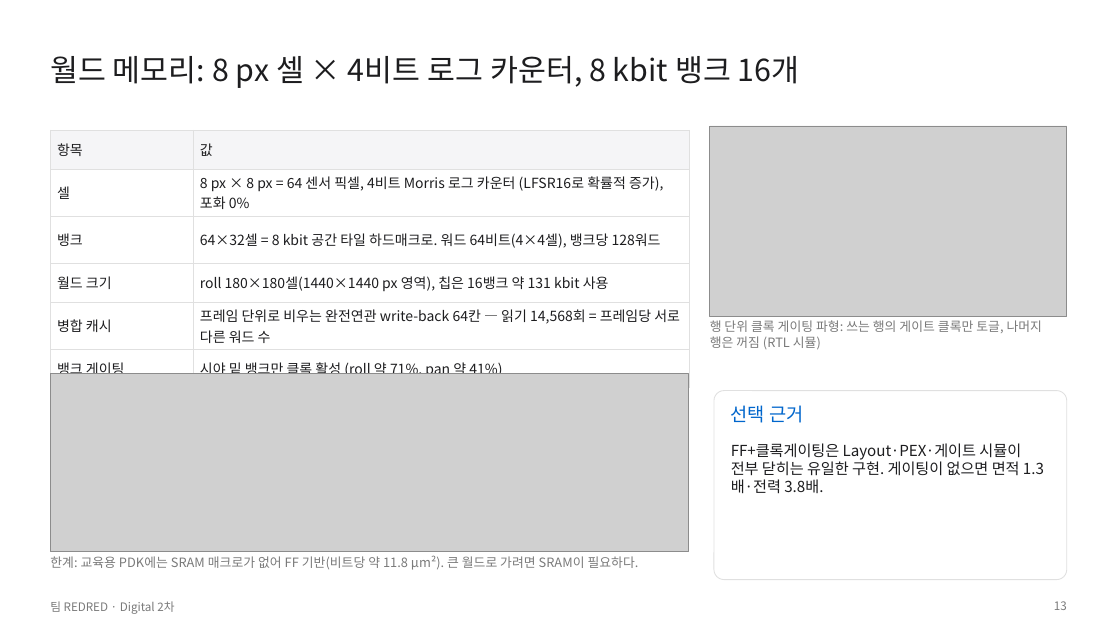
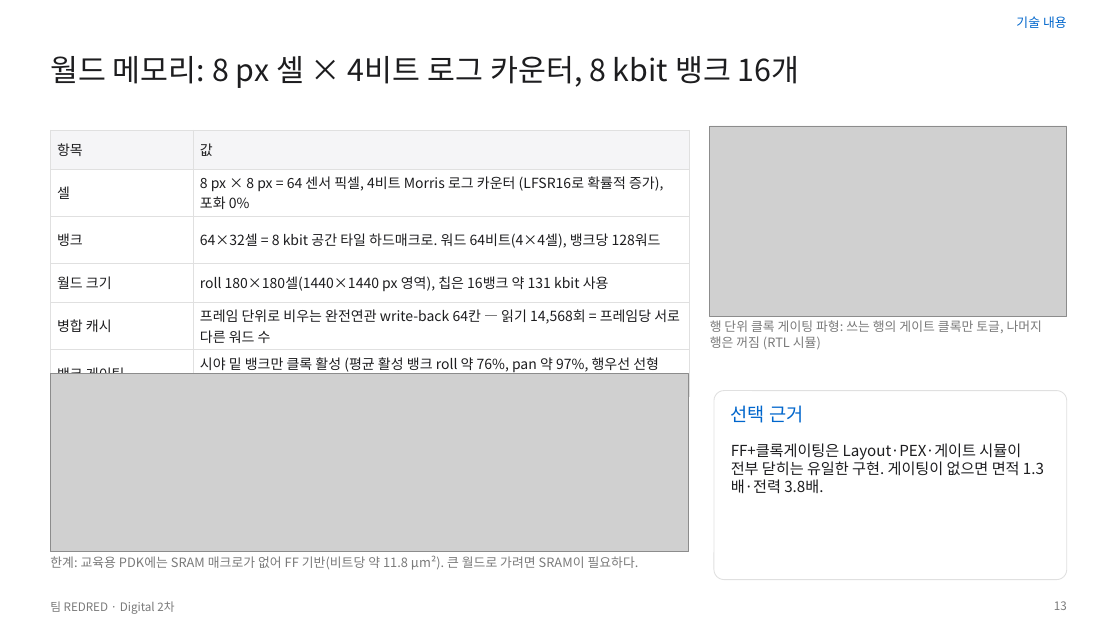
Before and after one commit to GangHeeJo/AI-SEMI, a slide deck: slide 13 of submission/REDRED_2차_발표자료_칩S.pptx. Drawn at 1120x630 pixels with LibreOffice and Linux fonts; fonts in the diff are those of the drawing; grey boxes stand for pictures. Boxes give left, top, right and bottom in pixels: in the first picture for what was removed or moved away, otherwise in the second. Text is boxed around its words. In the diff, an @@ line names an element or a change of style, - is before the commit and + after.

```diff
--- a/submission/REDRED_2차_발표자료_칩S.pptx
+++ b/submission/REDRED_2차_발표자료_칩S.pptx
@@ text added at [1016, 16, 1067, 28], 11 pt, text #0066CC @@
+기술 내용
@@ table at [50, 130, 689, 397] @@
-row 6, column 2: 시야 밑 뱅크만 클록 활성 (roll 약 71%, pan 약 41%)
+row 6, column 2: 시야 밑 뱅크만 클록 활성 (평균 활성 뱅크 roll 약 76%, pan 약 97%, 행우선 선형 배치 기준)
```
Also in this commit, not shown: 17 other slides changed, 2 other files.
